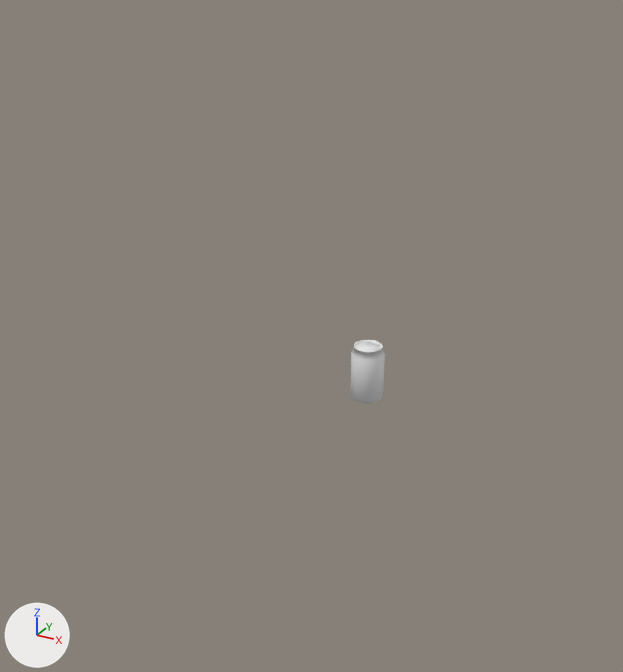
The Blender file labs/Lab2/Can.blend as it was, and as the next commit left it.
Before and after are seen from a 50 mm lens placed at (26.2, -57.1, 30.5), pointed at (1.0, -11.1, 7.5). The axes (+X, +Y, +Z) are drawn at lower left. The lights are the same throughout. Materials are left out; every surface is plain grey.
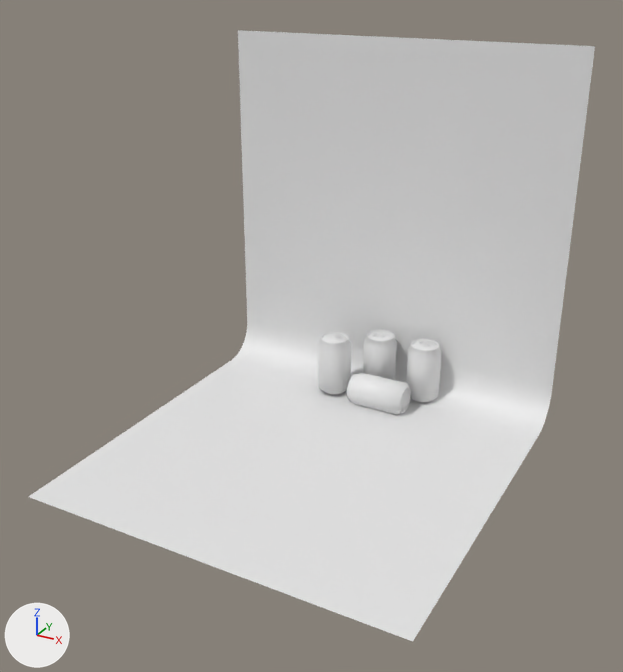
What changed in the scene script:
```text
Add me_cylinder_003:
    me_cylinder_003.from_pydata(...)  # 1278 vertices, 2552 faces; spans x -1.34..1.34, y -1.34..1.34, z -2.43..2.25
    me_cylinder_003.polygons.foreach_set('use_smooth', [True] * 2552)
Add me_cylinder_002:
    me_cylinder_002.from_pydata(...)  # 1278 vertices, 2552 faces; spans x -1.34..1.34, y -1.34..1.34, z -2.43..2.25
    me_cylinder_002.polygons.foreach_set('use_smooth', [True] * 2552)
Add me_cylinder_001:
    me_cylinder_001.from_pydata(...)  # 1278 vertices, 2552 faces; spans x -1.34..1.34, y -1.34..1.34, z -2.43..2.25
    me_cylinder_001.polygons.foreach_set('use_smooth', [True] * 2552)
Add me_plane_001:
    me_plane_001.from_pydata(...)  # 92 vertices, 45 faces; spans x -1.0..1.0, y -1.0..1.0, z -1.96..0.0
Change ob_cylinder:
    ob_cylinder.location: (0.0, 0.0, 0.0) -> (0.0, 2.38, 0.0)
Add ob_cylinder_003:
    ob_cylinder_003 = bpy.data.objects.new('Cylinder.003', me_cylinder_003)
    ob_cylinder_003.location = (3.88, 2.38, 0.0)
    ob_cylinder_003.rotation_euler = (0.0, 0.0, -1.148)  # degrees (0, 0, -66)
Add ob_cylinder_002:
    ob_cylinder_002 = bpy.data.objects.new('Cylinder.002', me_cylinder_002)
    ob_cylinder_002.location = (1.09, -0.32, -1.63)
    ob_cylinder_002.rotation_euler = (1.569, -2.633, -1.57)  # degrees (90, -151, -90)
Add ob_cylinder_001:
    ob_cylinder_001 = bpy.data.objects.new('Cylinder.001', me_cylinder_001)
    ob_cylinder_001.location = (-3.08, 0.16, 0.0)
    ob_cylinder_001.rotation_euler = (0.0, 0.0, -3.724)  # degrees (0, 0, -213)
Add ob_plane_001:
    ob_plane_001 = bpy.data.objects.new('Plane.001', me_plane_001)
    ob_plane_001.location = (0.0, 3.78, 11.27)
    ob_plane_001.rotation_euler = (1.571, -11.0, 0.0)  # degrees (90, 90, 0)
    ob_plane_001.scale = (-13.9, -13.9, -13.9)
```

What differs and where, as boxes [x1, y1, x2, y2] in the pictures (623 x 672 px):
'Plane.001', added
    after: [28, 30, 595, 642]
'Cylinder', moved
    before: [350, 340, 385, 404]
    after: [363, 330, 397, 380]
'Cylinder.002', added
    after: [347, 373, 411, 415]
'Cylinder.003', added
    after: [406, 339, 442, 402]
'Cylinder.001', added
    after: [318, 332, 351, 394]
